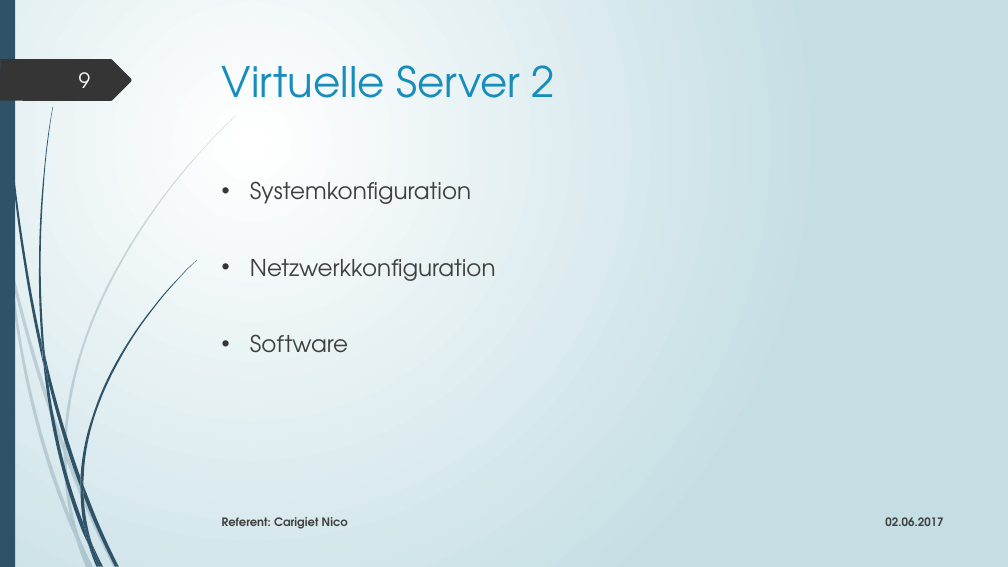
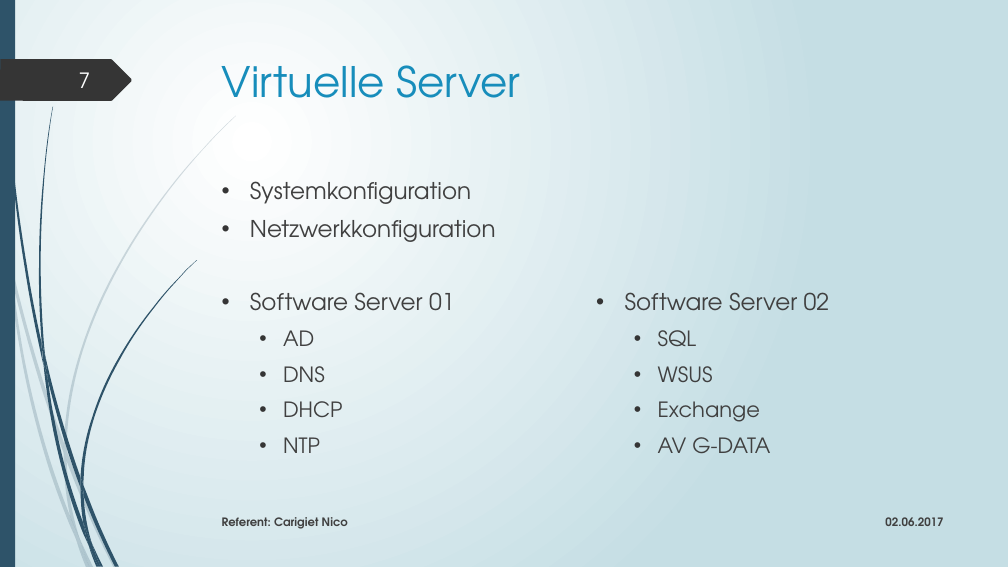
Before and after one commit to edecom/IPA, a slide deck: slide 7 of 4_Dokumente/48_Präsentation & Demonstration/IPA_Präsentation_Carigiet_Nico_20170529.pptx (slide 9 before the commit). Drawn at 1008x567 pixels with LibreOffice and Linux fonts; fonts in the diff are those of the drawing. Boxes give left, top, right and bottom in pixels: in the first picture for what was removed or moved away, otherwise in the second. Text is boxed around its words. In the diff, an @@ line names an element or a change of style, - is before the commit and + after.

```diff
--- a/4_Dokumente/48_Präsentation & Demonstration/IPA_Präsentation_Carigiet_Nico_20170529.pptx
+++ b/4_Dokumente/48_Präsentation & Demonstration/IPA_Präsentation_Carigiet_Nico_20170529.pptx
@@ page number at [79, 72, 91, 88]: text changed @@
-9
+7
@@ title at [222, 65, 520, 98]: text changed @@
-Virtuelle Server 2
+Virtuelle Server
@@ text added at [250, 292, 455, 453], 22 pt, text #404040 @@
+• Software Server 01
+  • AD
+  • DNS
+  • DHCP
+  • NTP
@@ text added at [625, 292, 830, 453], 20 pt, text #404040 @@
+• Software Server 02
+  • SQL
+  • WSUS
+  • Exchange
+  • AV G-DATA
@@ text at [250, 334, 348, 353]: paragraph removed @@
-• Software
```
Also in this commit, not shown: 7 other slides changed, 2 slides removed, 6 other files.
